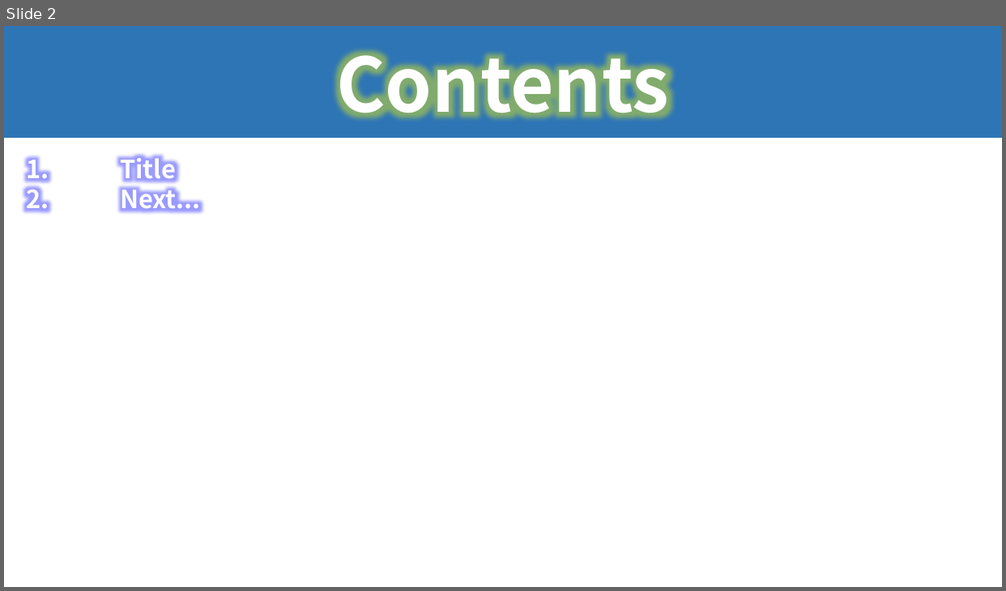
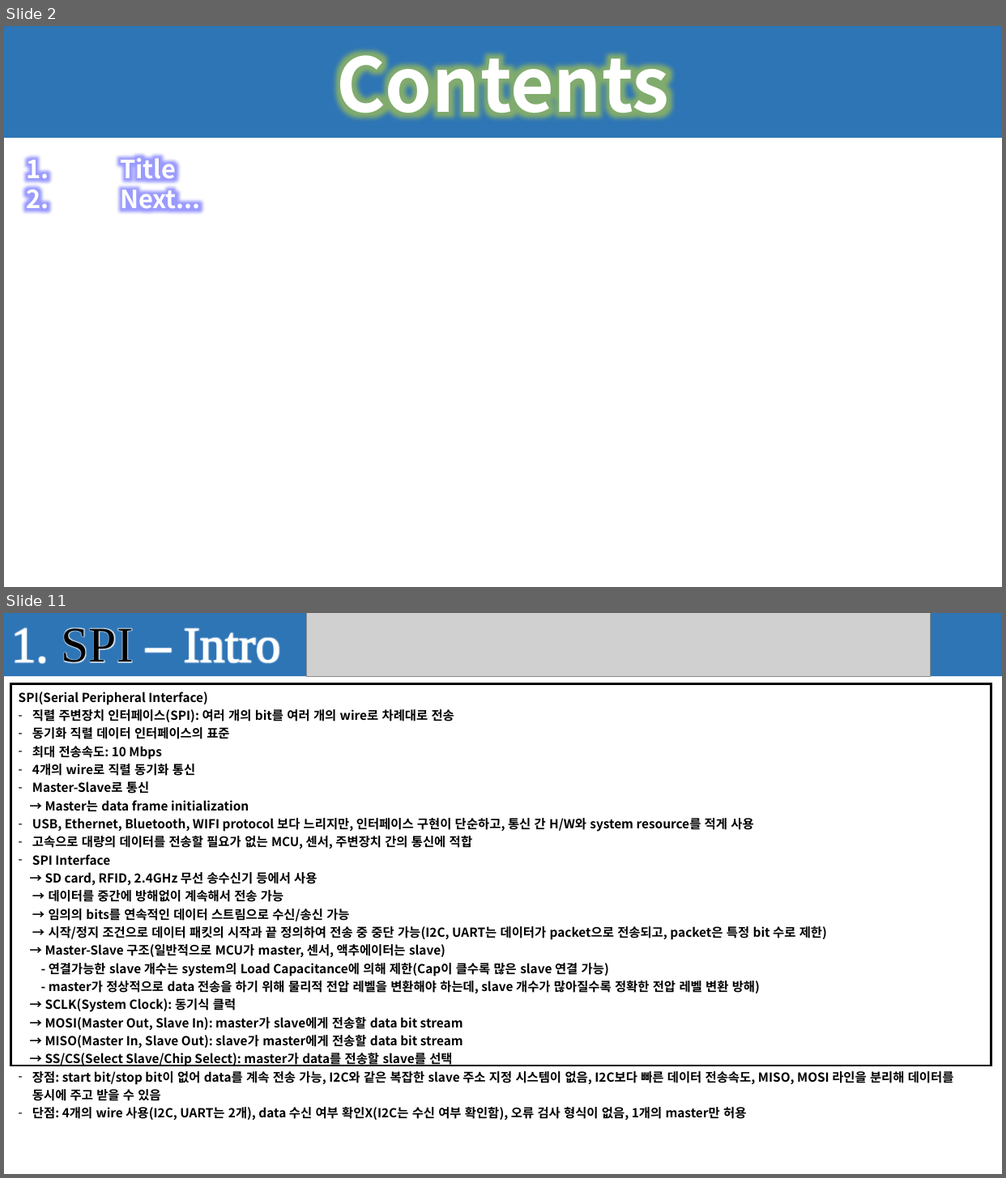
Before and after one commit to seonghokim/Study, a slide deck: Study Material/Firmware Explanation.pptx. Shown one above the other, each under a label of ours: slide 2 before the commit, slides 2 and 11 after it; the slides between them are not shown. The pictures are 1006x591 and 1006x1178 pixels, drawn with LibreOffice and Linux fonts; fonts in the diff are those of the drawing; grey boxes stand for pictures. Boxes give left, top, right and bottom in pixels: in the first picture for what was removed or moved away, otherwise in the second. Text is boxed around its words. In the diff, an @@ line names an element or a change of style, - is before the commit and + after.

```diff
--- a/Study Material/Firmware Explanation.pptx
+++ b/Study Material/Firmware Explanation.pptx
@@ slide 11 added at box(4, 613, 1002, 1174), background #FFFFFF @@
@@ rectangle added at box(4, 613, 1002, 676), fill #404040 @@
@@ rectangle added at box(4, 613, 1002, 677), fill #2E75B6, 48 pt, text #FFFFFF @@
+1. SPI – Intro
@@ picture added at box(306, 613, 930, 677) @@
@@ table added at box(10, 684, 991, 1123), 1 rows, 1 columns @@
+SPI(Serial Peripheral Interface) / 직렬 주변장치 인터페이스(SPI): 여러 개의 bit를 여러 개의 wire로 차례대로 전송 / 동기화 직렬 데이터 인터페이스의 표준 / 최대 전송속도: 10 Mbps / 4개의 wire로 직렬 동기화 통신 / Master-Slave로 통신 / → Master는 data frame initialization / USB, Ethernet, Bluetooth, WIFI protocol 보다 느리지만, 인터페이스 구현이 단순하고, 통신 간 H/W와 system resource를 적게 사용 / 고속으로 대량의 데이터를 전송할 필요가 없는 MCU, 센서, 주변장치 간의 통신에 적합 / SPI Interface / → SD card, RFID, 2.4GHz 무선 송수신기 등에서 사용 / → 데이터를 중간에 방해없이 계속해서 전송 가능 / → 임의의 bits를 연속적인 데이터 스트림으로 수신/송신 가능 / → 시작/정지 조건으로 데이터 패킷의 시작과 끝 정의하여 전송 중 중단 가능(I2C, UART는 데이터가 packet으로 전송되고, packet은 특정 bit 수로 제한) / → Master-Slave 구조(일반적으로 MCU가 master, 센서, 액추에이터는 slave) / - 연결가능한 slave 개수는 system의 Load Capacitance에 의해 제한(Cap이 클수록 많은 slave 연결 가능) / - master가 정상적으로 data 전송을 하기 위해 물리적 전압 레벨을 변환해야 하는데, slave 개수가 많아질수록 정확한 전압 레벨 변환 방해) / → SCLK(System Clock): 동기식 클럭 / → MOSI(Master Out, Slave In): master가 slave에게 전송할 data bit stream / → MISO(Master In, Slave Out): slave가 master에게 전송할 data bit stream / → SS/CS(Select Slave/Chip Select): master가 data를 전송할 slave를 선택 / 장점: start bit/stop bit이 없어 data를 계속 전송 가능, I2C와 같은 복잡한 slave 주소 지정 시스템이 없음, I2C보다 빠른 데이터 전송속도, MISO, MOSI 라인을 분리해 데이터를 동시에 주고 받을 수 있음 / 단점: 4개의 wire 사용(I2C, UART는 2개), data 수신 여부 확인X(I2C는 수신 여부 확인함), 오류 검사 형식이 없음, 1개의 master만 허용
```
Also in this commit, not shown: 10 other slides added.
